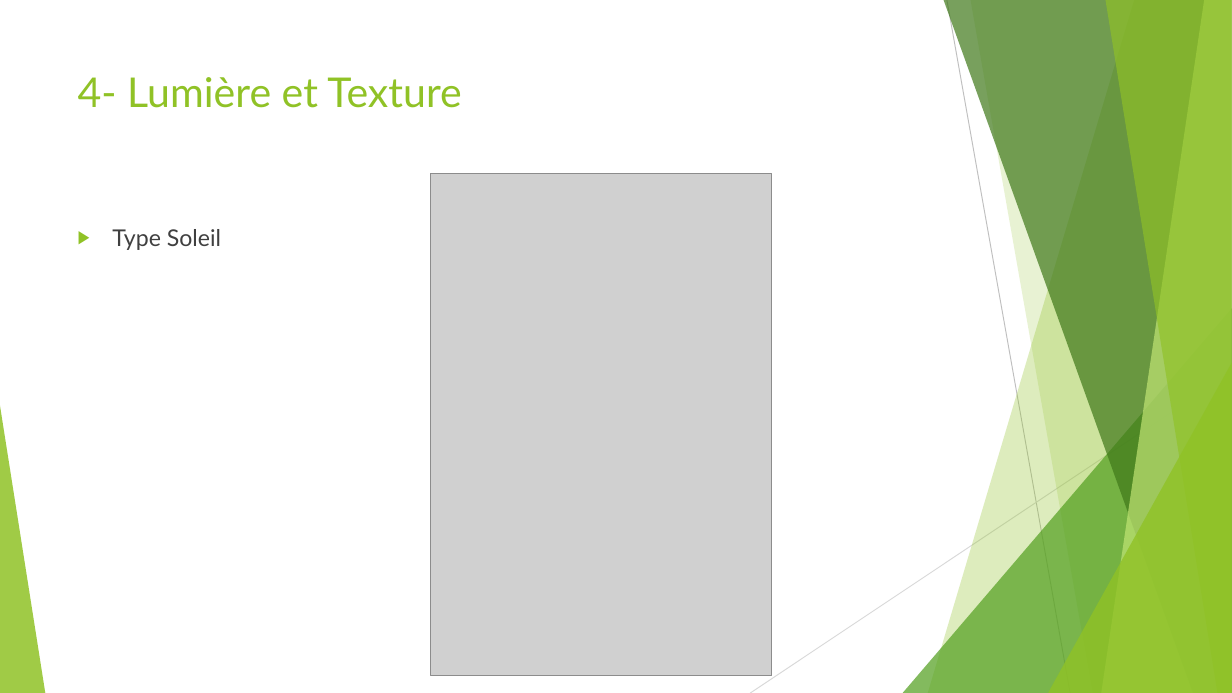
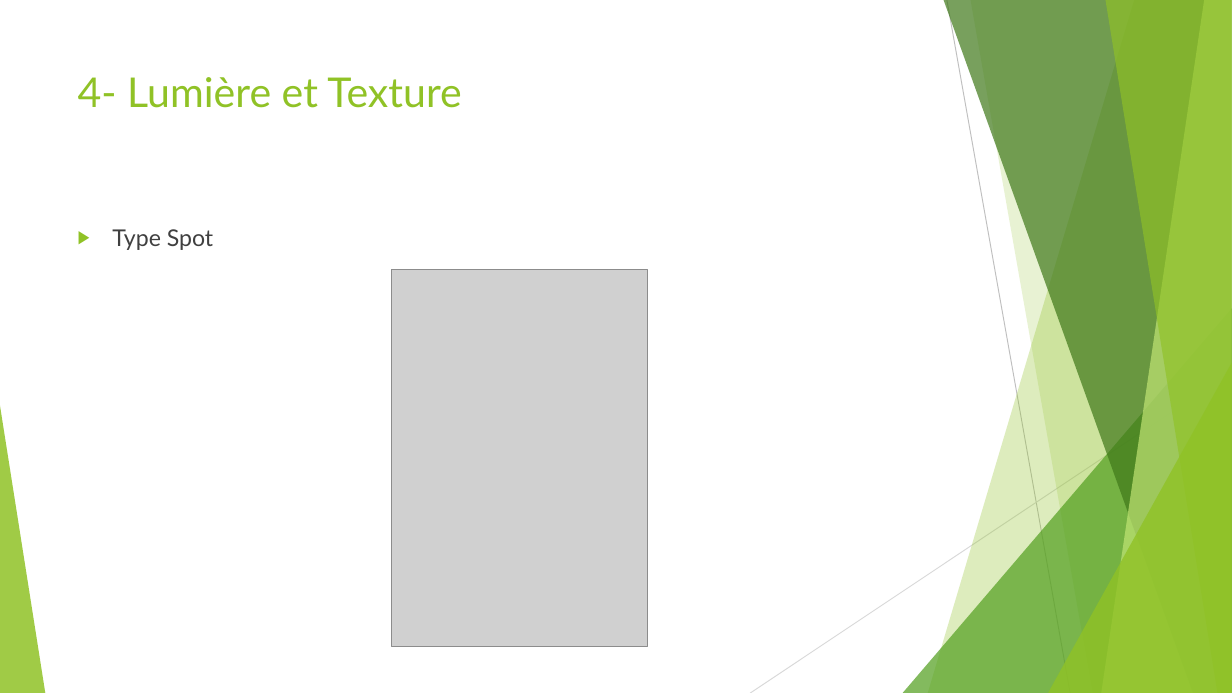
Before and after one commit to bphoul00/Blender_Labyrinth, a slide deck: slide 6 of INF5071.pptx. Drawn at 1232x693 pixels with LibreOffice and Linux fonts; fonts in the diff are those of the drawing; grey boxes stand for pictures. Boxes give left, top, right and bottom in pixels: in the first picture for what was removed or moved away, otherwise in the second. Text is boxed around its words. In the diff, an @@ line names an element or a change of style, - is before the commit and + after.

```diff
--- a/INF5071.pptx
+++ b/INF5071.pptx
@@ picture removed at [431,174,772,677] @@
@@ text at [112,229,213,250]: text changed @@
-▶ Type Soleil
+▶ Type Spot
@@ picture added at [392,269,648,646] @@
```
Also in this commit, not shown: 3 other slides changed, 10 slides added, 2 other files.
